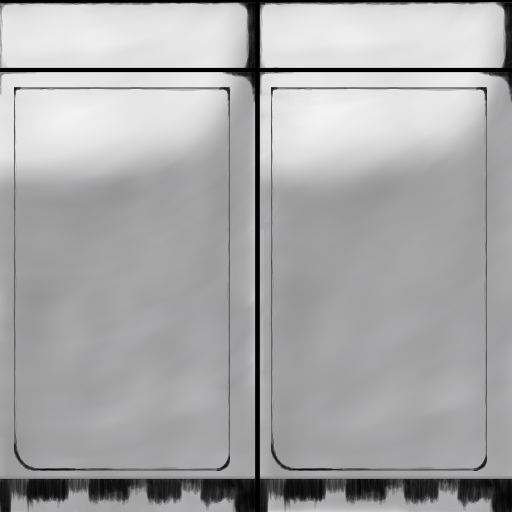
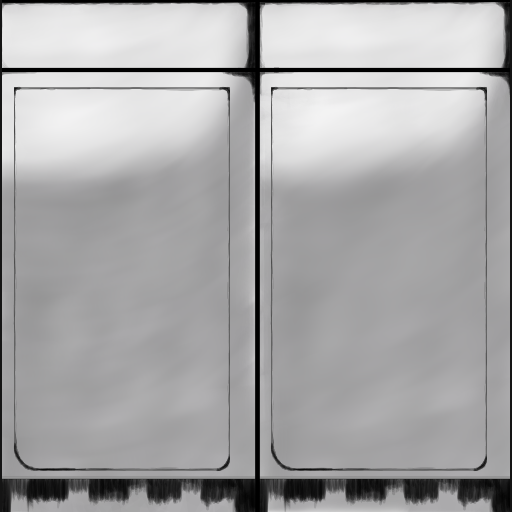
Two versions of the same layered image (w=512, h=512). Layer-by-layer changes:
added layer "Edge Lines" above "Left Side Shading" over [0, 0, 512, 512]
renamed "Layer 9" to "Left Side Shading", painted on it over [0, 0, 2, 512]
renamed "Layer 2" to "T - Line", painted on it over [0, 0, 512, 512]
renamed "Copy of Layer 4" to "Right Side", painted on it over [0, 0, 512, 512]
renamed "Layer 1" to "Left Side Lighting", painted on it over [0, 0, 512, 512]
renamed "Copy of Layer 1" to "Right Side Lighting", painted on it over [510, 0, 512, 512]
